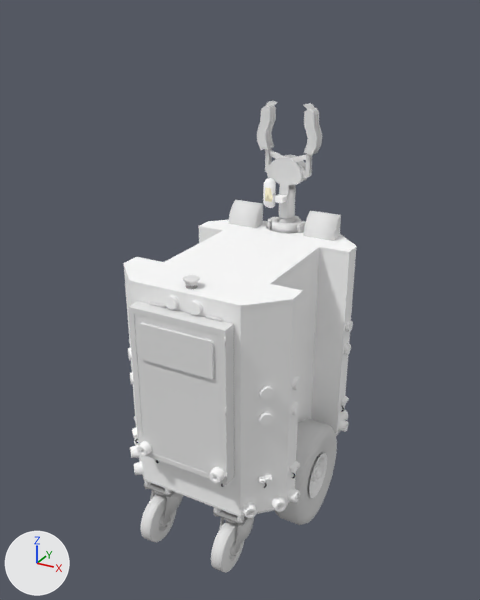
One commit to the Blender file models/valter/valter.blend: the scene before it, then after it.
One viewpoint serves both versions: a 50 mm lens placed at (0.73, -1.348, 1.264), pointed at (0.0, -0.02, 0.6). Arrows for +X, +Y and +Z are at lower left; the lights stay in place.

The first picture shows 'Plane.013', 'Plane.025', 'Plane.026', 'baseFrame', 'cap', 'manGripperFrame', 'rightWheel', 'smallWheel.003', 'smallWheel.004'.
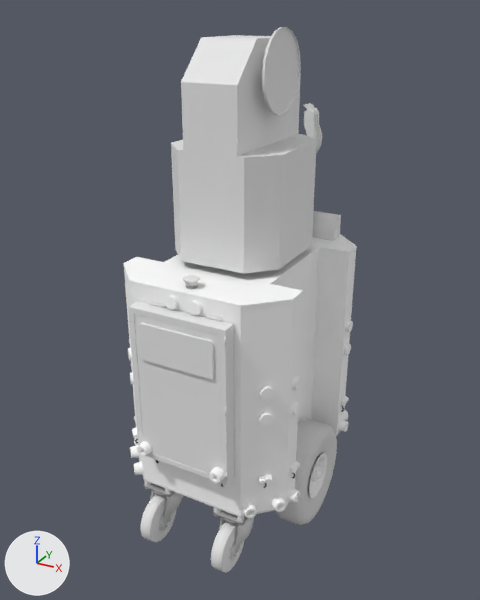
Boxes [x1, y1, x2, y2] around the edits, measured in the pictures (480 x 600 px):
'Plane', added
    after: [171, 134, 317, 274]
'Plane.027', added
    after: [181, 35, 301, 157]
'Circle.186', added
    after: [262, 27, 301, 116]
'manGripperFrame', unchanged, covered by the edit
    before: [267, 155, 307, 223]

The edits, one by one:
Mesh me_plane_029 is new.
It has 20 vertices, 11 faces and spans x -0.139..0.139, y -0.152..0.152, z 0.0..0.254.
Mesh me_plane_030 is new.
It has 18 vertices, 7 faces and spans x -0.066..0.066, y -0.152..0.152, z 0.0..0.222.
Mesh me_circle_250 is new.
It has 44 vertices, 23 faces and spans x -0.088..0.088, y -0.089..0.089, z 0.0..0.006.
Object 'Plane' (ob_plane) is new; it shows me_plane_029.
Its location is (0.0, 0.0, 0.731).
Object 'Plane.027' (ob_plane_027) is new; it shows me_plane_030.
Its location is (0.0, 0.0, 0.985).
Object 'Circle.186' (ob_circle_186) is new; it shows me_circle_250.
Its location is (0.088, 0.0, 1.139).
Its rotation in degrees is (0, 90, 0).
